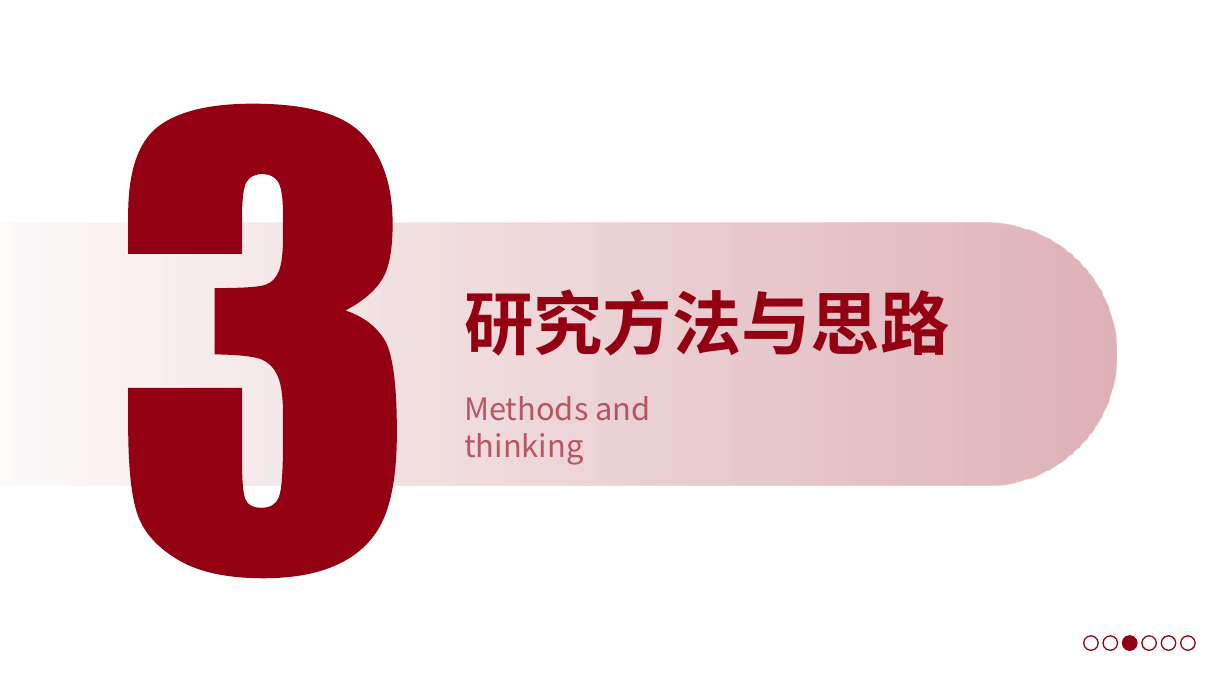
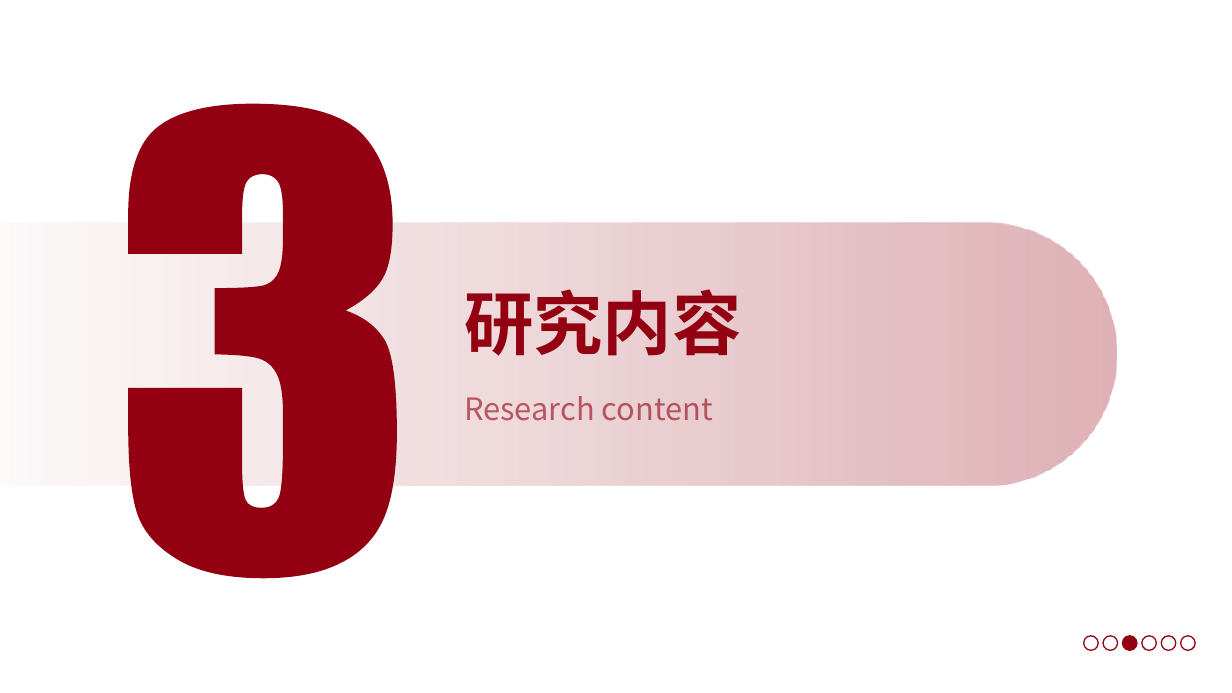
Before and after one commit to a854589274-afk/1, a slide deck: slide 15 of 开题答辩PPT_BSEP高原低压低氧.pptx (slide 16 before the commit). Drawn at 1232x693 pixels with LibreOffice and Linux fonts; fonts in the diff are those of the drawing; background and template pictures are left out. Boxes give left, top, right and bottom in pixels: in the first picture for what was removed or moved away, otherwise in the second. Text is boxed around its words. In the diff, an @@ line names an element or a change of style, - is before the commit and + after.

```diff
--- a/开题答辩PPT_BSEP高原低压低氧.pptx
+++ b/开题答辩PPT_BSEP高原低压低氧.pptx
@@ text at (x1=464, y1=289, x2=741, y2=356): text changed @@
-研究方法与思路
+研究内容
@@ text at (x1=464, y1=396, x2=713, y2=421): text changed @@
-Methods and thinking
+Research content
```
Also in this commit, not shown: 8 other slides changed, 4 slides added, 2 slides removed.
